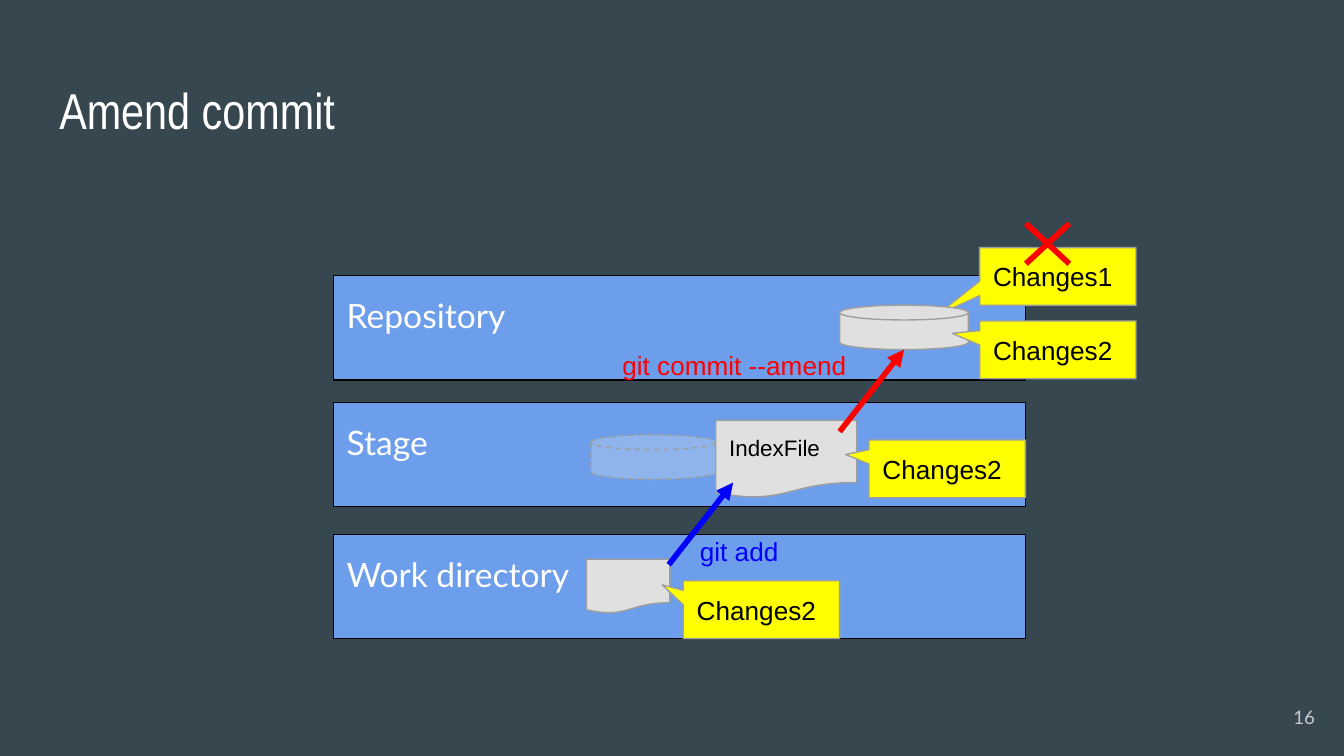
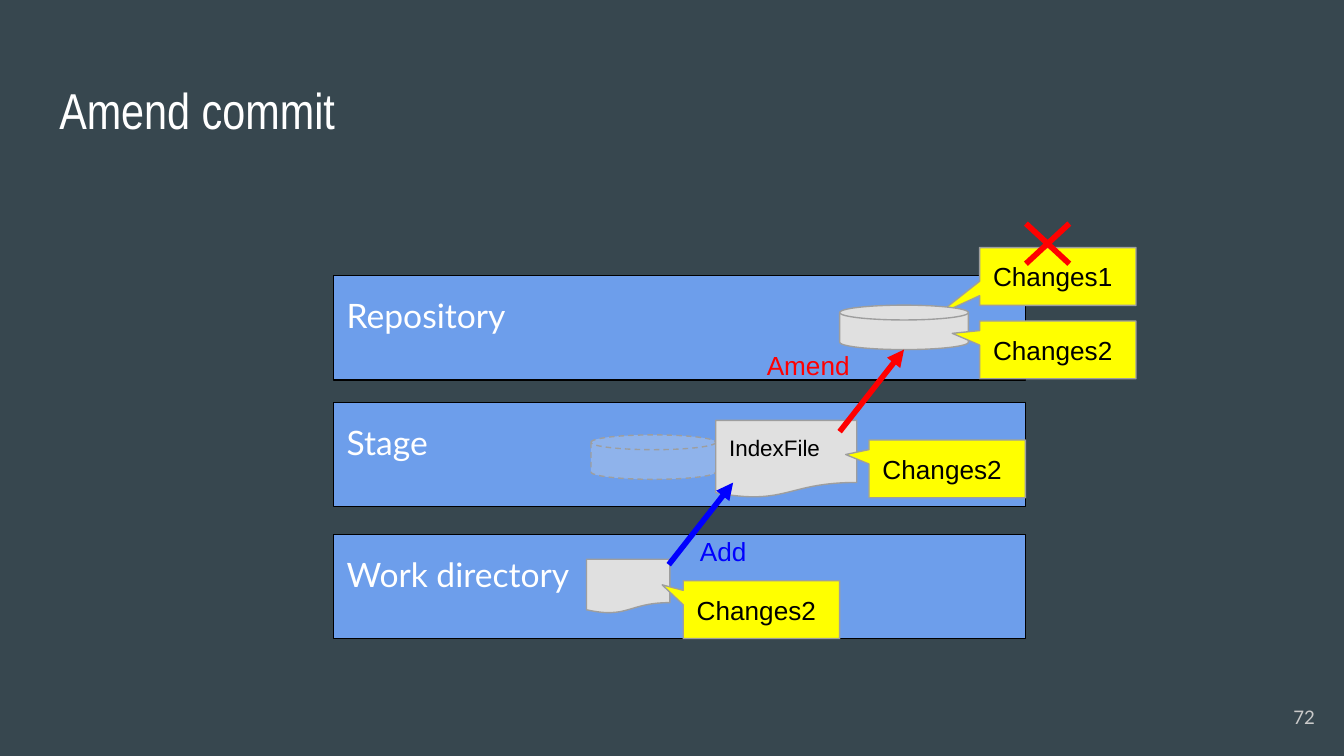
Before and after one commit to acchi17/StudyGit, a slide deck: slide 72 of GitStudySession.pptx (slide 16 before the commit). Drawn at 1344x756 pixels with LibreOffice and Linux fonts; fonts in the diff are those of the drawing. Boxes give left, top, right and bottom in pixels: in the first picture for what was removed or moved away, otherwise in the second. Text is boxed around its words. In the diff, an @@ line names an element or a change of style, - is before the commit and + after.

```diff
--- a/GitStudySession.pptx
+++ b/GitStudySession.pptx
@@ text at <box>767,356,850,381</box>: text changed @@
-git commit --amend
+Amend
@@ text at <box>700,542,747,561</box>: text changed @@
-git add
+Add
@@ page number at <box>1293,710,1315,724</box>: text changed @@
-16
+72
```
Also in this commit, not shown: 11 other slides changed, 17 slides added, 9 slides removed.
